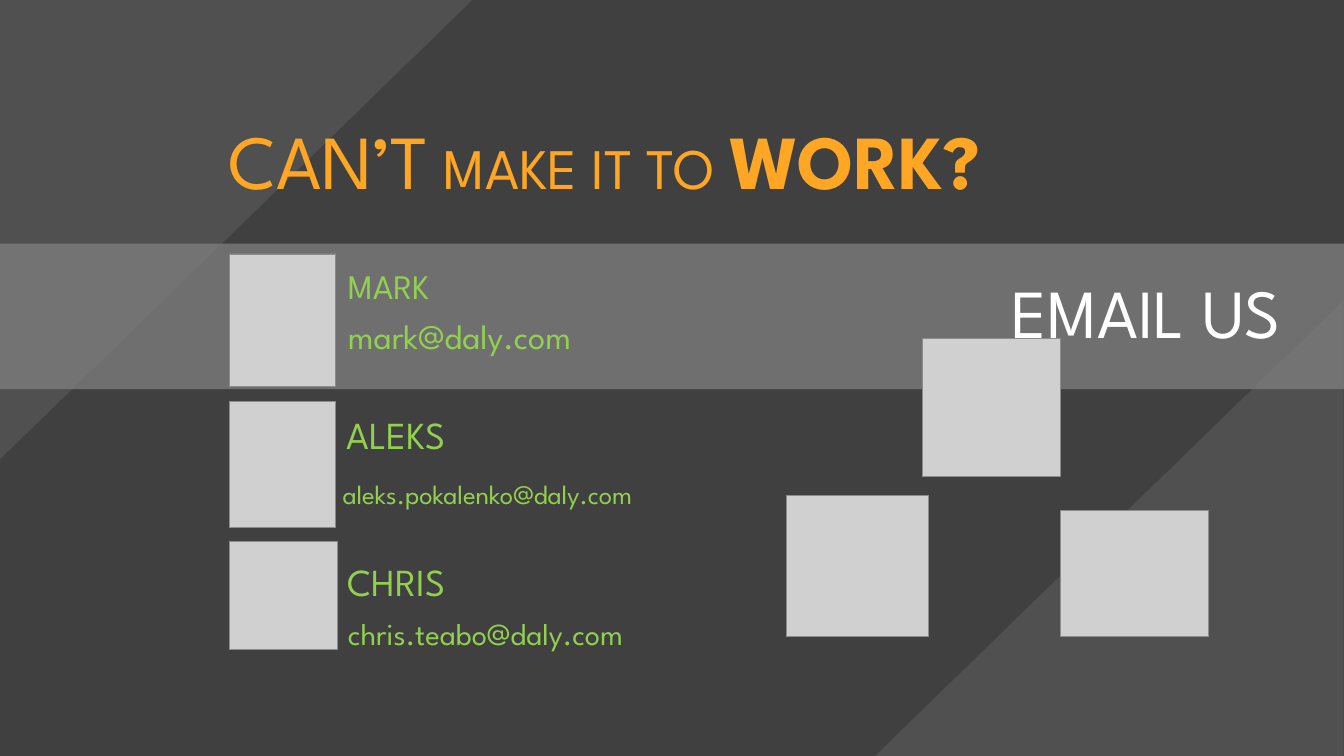
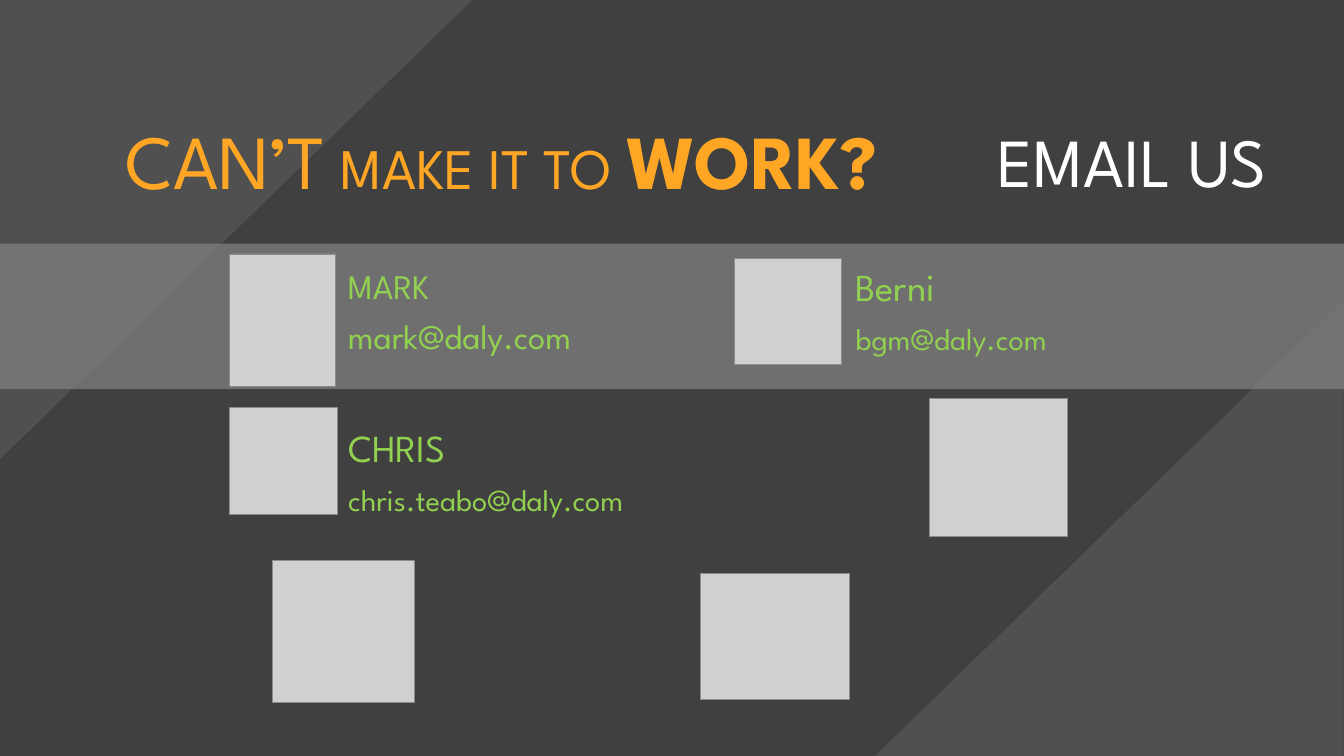
Before and after one commit to ejavier8205/Dashboard, a slide deck: slide 6 of images/slides/Powerpoint/Dashboard Pictures (landscape).pptx. Drawn at 1344x756 pixels with LibreOffice and Linux fonts; fonts in the diff are those of the drawing; grey boxes stand for pictures. Boxes give left, top, right and bottom in pixels: in the first picture for what was removed or moved away, otherwise in the second. Text is boxed around its words. In the diff, an @@ line names an element or a change of style, - is before the commit and + after.

```diff
--- a/images/slides/Powerpoint/Dashboard Pictures (landscape).pptx
+++ b/images/slides/Powerpoint/Dashboard Pictures (landscape).pptx
@@ text "CAN’T MAKE IT TO WORK?": place and size @@
-text "CAN’T MAKE IT TO WORK?" at (228, 137, 980, 190)
+text "CAN’T MAKE IT TO WORK?" at (125, 137, 877, 190)
@@ text "EMAIL US" rewrapped from (1011, 292, 1281, 358) to (997, 141, 1267, 188) @@
@@ picture added at (735, 258, 841, 365) @@
@@ text added at (856, 276, 935, 301), 40 pt, text #92D050 @@
+Berni
@@ text added at (856, 329, 1047, 357), 32 pt, text #92D050 @@
+bgm@daly.com
@@ picture removed at (229, 401, 335, 528) @@
@@ picture: place and size @@
-picture at (922, 339, 1060, 477)
+picture at (929, 398, 1067, 536)
@@ text removed at (347, 423, 446, 450) @@
-ALEKS
@@ 2 texts, 1 picture: place and size @@
-2 texts, 1 picture at (229, 541, 623, 652)
+2 texts, 1 picture at (229, 407, 623, 518)
@@ text removed at (343, 485, 633, 510) @@
-aleks.pokalenko@daly.com
@@ picture: place and size @@
-picture at (786, 495, 928, 636)
+picture at (272, 560, 414, 702)
@@ picture: place and size @@
-picture at (1060, 511, 1209, 637)
+picture at (700, 573, 849, 699)
```
Also in this commit, not shown: 9 other files.
